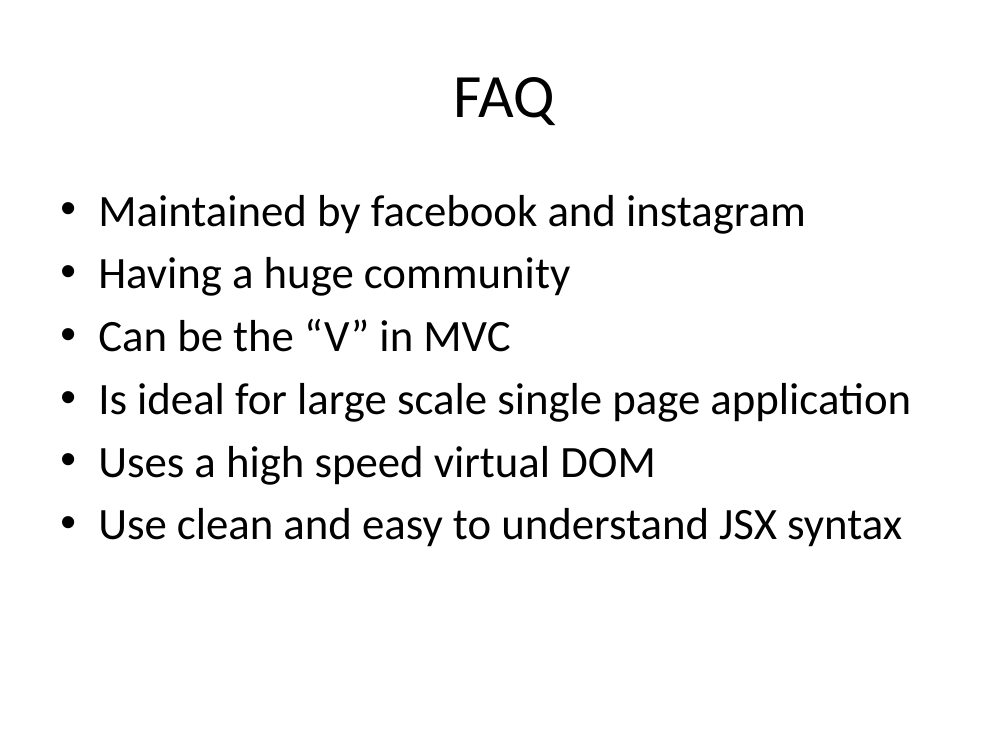
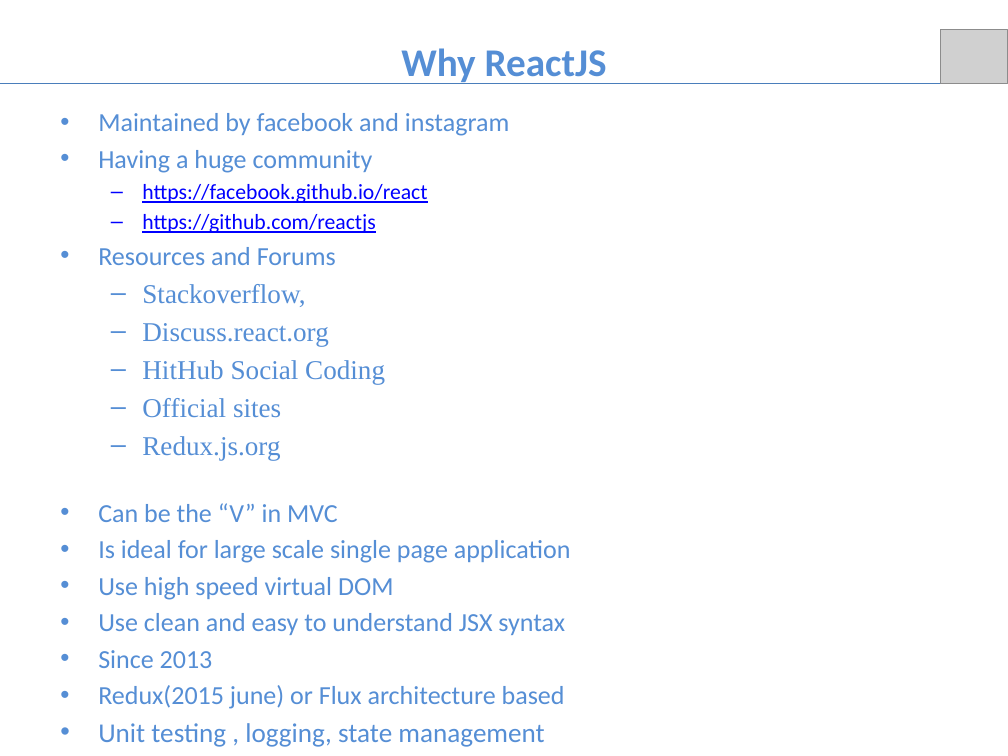
Before and after one commit to princeantony/react-todo-list, a slide deck: slide 3 of React-Redux.pptx. Drawn at 1008x756 pixels with LibreOffice and Linux fonts; fonts in the diff are those of the drawing; grey boxes stand for pictures. Boxes give left, top, right and bottom in pixels: in the first picture for what was removed or moved away, otherwise in the second. Text is boxed around its words. In the diff, an @@ line names an element or a change of style, - is before the commit and + after.

```diff
--- a/React-Redux.pptx
+++ b/React-Redux.pptx
@@ picture added at (x1=940, y1=29, x2=1008, y2=84) @@
@@ title added at (x1=401, y1=48, x2=607, y2=84), 28 pt, text #558ED5, bold @@
+Why ReactJS
@@ line added from (0, 84) to (1008, 84), #4B7EBC 0.75 pt @@
@@ title removed at (x1=453, y1=77, x2=554, y2=125) @@
-FAQ
@@ text "Maintained by facebook and instagram" moved from (x1=98, y1=195, x2=911, y2=547) to (x1=98, y1=113, x2=571, y2=747) @@
@@ text at (x1=98, y1=113, x2=571, y2=635): size 32 to 18.6 pt, text colour #000000 to #558ED5 in "Maintained by facebook and instagram", "Having a huge community", "Can be the “V” in MVC", "Is ideal for large scale single page ..." and 1 more places; less space between paragraphs @@
@@ text at (x1=98, y1=184, x2=427, y2=460): paragraphs added @@
+  – https://facebook.github.io/react
+  – https://github.com/reactjs
+• Resources and Forums
+  – Stackoverflow,
+  – Discuss.react.org
+  – HitHub Social Coding
+  – Official sites
+  – Redux.js.org
@@ text at (x1=98, y1=577, x2=393, y2=600): text changed; size 32 to 18.6 pt; text colour #000000 to #558ED5 @@
-• Uses a high speed virtual DOM
+• Use high speed virtual DOM
@@ text at (x1=98, y1=650, x2=565, y2=747): paragraphs added @@
+• Since 2013
+• Redux(2015 june) or Flux architecture based
+• Unit testing , logging, state management
```
Also in this commit, not shown: 3 other slides changed, 7 slides added, 6 slides removed.
